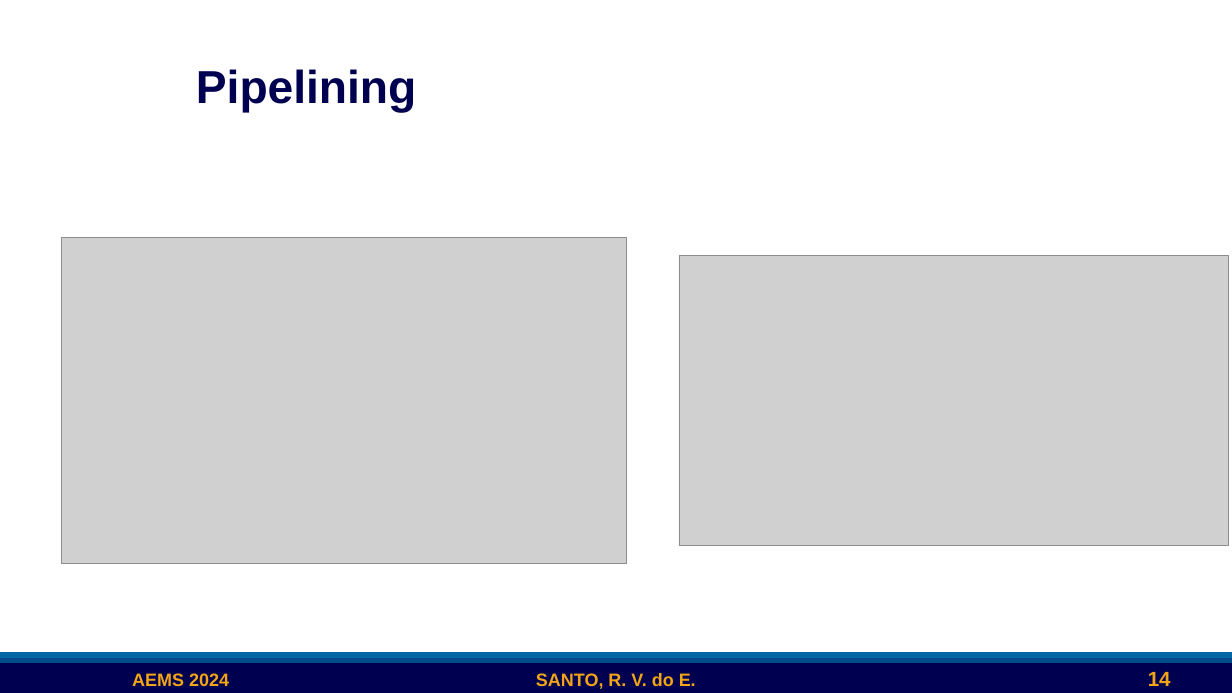
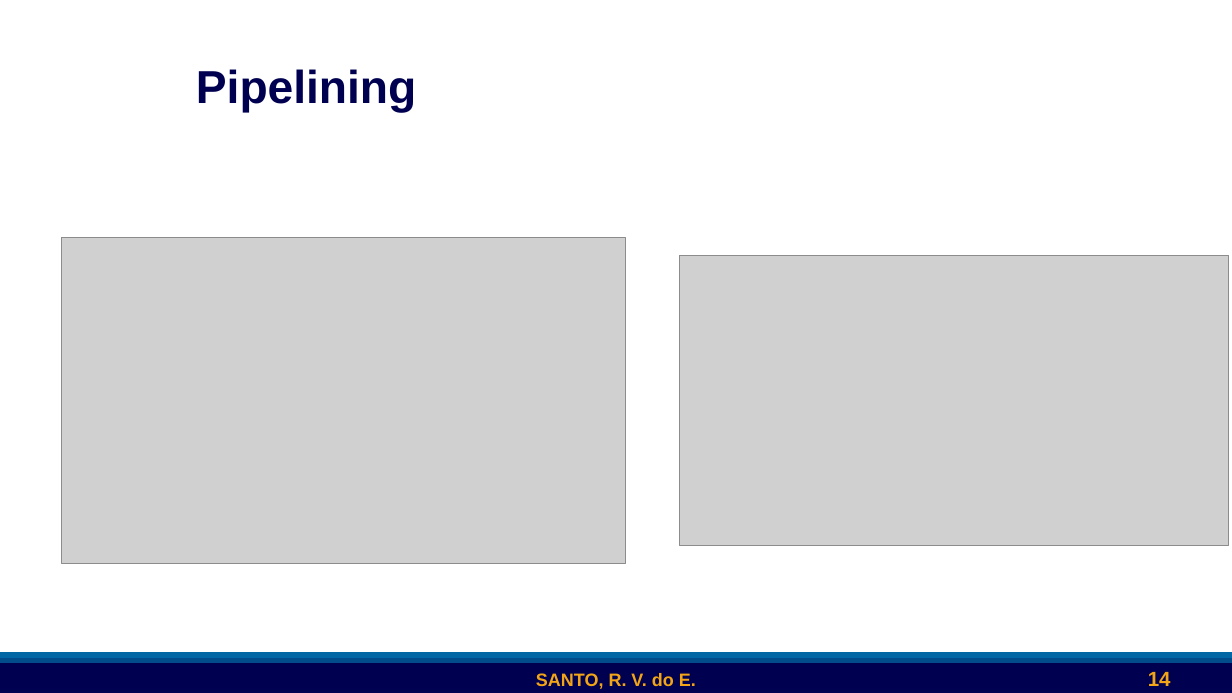
Before and after one commit to Professor-Richard/Linux, a slide deck: slide 14 of Aula-03-arquitetura básica de computadores.pptx. Drawn at 1232x693 pixels with LibreOffice and Linux fonts; fonts in the diff are those of the drawing; grey boxes stand for pictures; background and template pictures are left out. Boxes give left, top, right and bottom in pixels: in the first picture for what was removed or moved away, otherwise in the second. Text is boxed around its words. In the diff, an @@ line names an element or a change of style, - is before the commit and + after.

```diff
--- a/Aula-03-arquitetura básica de computadores.pptx
+++ b/Aula-03-arquitetura básica de computadores.pptx
@@ text removed at bbox=[132, 673, 229, 686] @@
-AEMS 2024
```
Also in this commit, not shown: 24 other slides changed, 1 other file.
